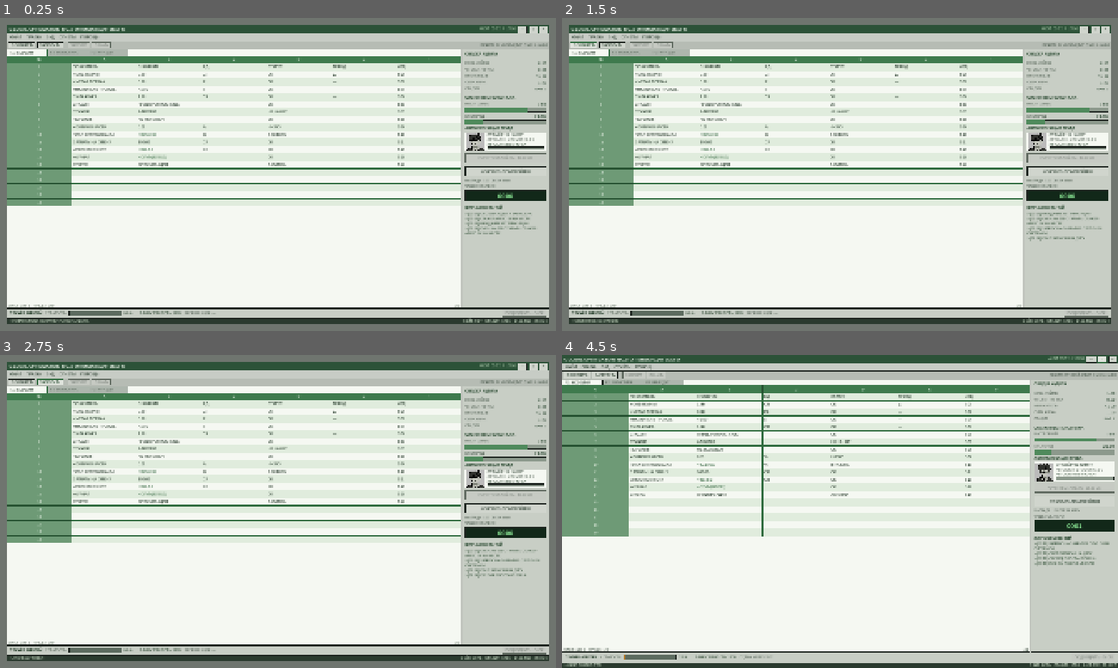
Above: before the commit, frames 1-4 (two rows, left to right).
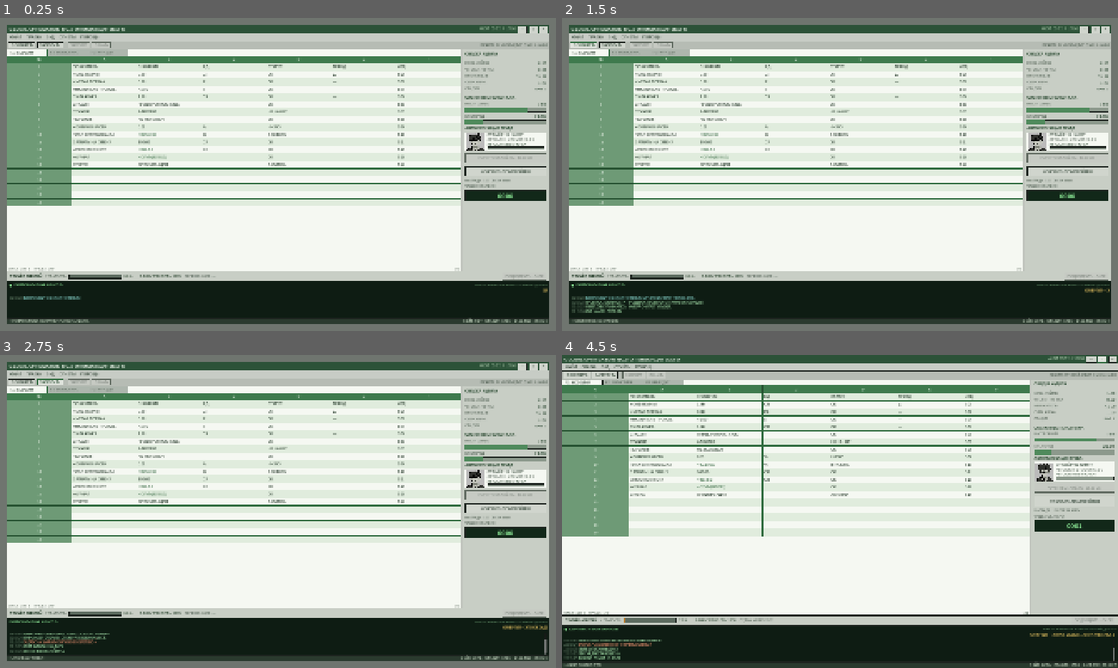
Above: after the commit, the same moments.

Repository: idlersgenii/Global-Optimization-Inc
Game: Godot game, scene res://scenes/MainDashboard.tscn
The game is run twice, just before and just after one commit, with the same random seed, the same clock (stepped at 60 frames per second) and the same inputs. Sound files missing from this copy of the repository are replaced by a short silence.
Inputs:
- Up to frame 1 (0.25 s): no input
- Up to frame 2 (1.5 s): click "×" at 0.5 s; click "СОХРАНИТЬ" at 1.25 s
- Up to frame 3 (2.75 s): click "ЗАГРУЗИТЬ" at 2 s
- Up to frame 4 (4.5 s): click "УСКОРИТЬ ПОМОЛ ЗЁРЕН" at 2.75 s; click "—" at 3.5 s; click "□" at 4.25 s

The runs differ from the first frame. In frame 1, 14% of the frame differs, in the area x 1-99%, y 59-96%; in frame 2, 14%; in frame 3, 14%; in frame 4, 15%, in the area x 0-100%, y 57-99%.

Commit message:
Add corporate LogTicker console with queued terminal messages
LogTicker listens to SignalBus.log_message_received, queues lines and reveals them in a RichTextLabel with a typewriter effect and autoscroll. The bottom panel includes a scrolling corporate marquee, rotating satirical announcements and a bounded history. MainDashboard now publishes action logs through SignalBus and the old side-panel ticker is removed.

Diff:
--- a/assets/themes/spreadsheet_theme.tres
+++ b/assets/themes/spreadsheet_theme.tres
@@ -2,6 +2,7 @@
 
 [ext_resource type="SystemFont" path="res://assets/fonts/arial.tres" id="1_font"]
 [ext_resource type="SystemFont" path="res://assets/fonts/arial_bold.tres" id="2_font_bold"]
+[ext_resource type="SystemFont" path="res://assets/fonts/retro_mono.tres" id="3_font_mono"]
 
 [sub_resource type="StyleBoxFlat" id="StyleBoxFlat_button_disabled"]
 content_margin_left = 10.0
@@ -280,6 +281,18 @@
 
 [sub_resource type="StyleBoxFlat" id="StyleBoxFlat_fatigue_fill_critical"]
 bg_color = Color(0.659, 0.161, 0.098, 1)
+
+[sub_resource type="StyleBoxFlat" id="StyleBoxFlat_log"]
+content_margin_left = 8.0
+content_margin_top = 4.0
+content_margin_right = 8.0
+content_margin_bottom = 4.0
+bg_color = Color(0.055, 0.11, 0.075, 1)
+border_width_left = 1
+border_width_top = 1
+border_width_right = 1
+border_width_bottom = 1
+border_color = Color(0.114, 0.141, 0.122, 1)
 
 [resource]
 default_font = ExtResource("1_font")
@@ -346,6 +359,32 @@
 LegacyMenuButton/styles/hover = SubResource("StyleBoxFlat_menu_hover")
 LegacyMenuButton/styles/normal = SubResource("StyleBoxFlat_menu_normal")
 LegacyMenuButton/styles/pressed = SubResource("StyleBoxFlat_menu_pressed")
+LogMarquee/base_type = &"Label"
+LogMarquee/colors/font_color = Color(0.85, 0.72, 0.36, 1)
+LogMarquee/font_sizes/font_size = 11
+LogMarquee/fonts/font = ExtResource("3_font_mono")
+LogMeta/base_type = &"Label"
+LogMeta/colors/font_color = Color(0.38, 0.55, 0.4, 1)
+LogMeta/font_sizes/font_size = 10
+LogMeta/fonts/font = ExtResource("3_font_mono")
+LogPanel/base_type = &"PanelContainer"
+LogPanel/styles/panel = SubResource("StyleBoxFlat_log")
+LogRichText/base_type = &"RichTextLabel"
+LogRichText/colors/default_color = Color(0.66, 0.86, 0.68, 1)
+LogRichText/font_sizes/bold_font_size = 11
+LogRichText/font_sizes/bold_italics_font_size = 11
+LogRichText/font_sizes/italics_font_size = 11
+LogRichText/font_sizes/mono_font_size = 11
+LogRichText/font_sizes/normal_font_size = 11
+LogRichText/fonts/bold_font = ExtResource("3_font_mono")
+LogRichText/fonts/bold_italics_font = ExtResource("3_font_mono")
+LogRichText/fonts/italics_font = ExtResource("3_font_mono")
+LogRichText/fonts/mono_font = ExtResource("3_font_mono")
+LogRichText/fonts/normal_font = ExtResource("3_font_mono")
+LogTitle/base_type = &"Label"
+LogTitle/colors/font_color = Color(0.56, 0.93, 0.6, 1)
+LogTitle/font_sizes/font_size = 12
+LogTitle/fonts/font = ExtResource("3_font_mono")
 MenuPanel/base_type = &"PanelContainer"
 MenuPanel/styles/panel = SubResource("StyleBoxFlat_menu_bar")
 MutedLabel/base_type = &"Label"
@@ -378,9 +417,6 @@
 TabActivePanel/styles/panel = SubResource("StyleBoxFlat_tab_active")
 TabInactivePanel/base_type = &"PanelContainer"
 TabInactivePanel/styles/panel = SubResource("StyleBoxFlat_tab_inactive")
-TickerLabel/base_type = &"Label"
-TickerLabel/colors/font_color = Color(0.16, 0.28, 0.18, 1)
-TickerLabel/font_sizes/font_size = 12
 TitleLabel/base_type = &"Label"
 TitleLabel/colors/font_color = Color(0.914, 0.949, 0.906, 1)
 TitleLabel/font_sizes/font_size = 15
--- a/autoload/signal_bus.gd
+++ b/autoload/signal_bus.gd
@@ -66,6 +66,11 @@
 ## Request playback by string key; AudioManager owns the actual players.
 signal sound_requested(sound_key: StringName)
 
+# --- Logging ---------------------------------------------------------------
+
+## Plain-text line for the corporate console; LogTicker queues and renders it.
+signal log_message_received(text: String)
+
 # --- Upgrades --------------------------------------------------------------
 
 signal upgrade_availability_changed(upgrade_id: StringName, is_available: bool)
--- /dev/null
+++ b/scenes/LogTicker.tscn
@@ -0,0 +1,76 @@
+[gd_scene load_steps=2 format=3]
+
+[ext_resource type="Script" path="res://scripts/log_ticker.gd" id="1_script"]
+
+[node name="LogTicker" type="PanelContainer"]
+custom_minimum_size = Vector2(0, 126)
+layout_mode = 2
+theme_type_variation = &"LogPanel"
+script = ExtResource("1_script")
+
+[node name="Layout" type="VBoxContainer" parent="."]
+layout_mode = 2
+theme_override_constants/separation = 2
+
+[node name="Header" type="HBoxContainer" parent="Layout"]
+layout_mode = 2
+theme_override_constants/separation = 6
+
+[node name="LiveDot" type="Label" parent="Layout/Header"]
+unique_name_in_owner = true
+layout_mode = 2
+theme_type_variation = &"LogTitle"
+text = "●"
+
+[node name="Title" type="Label" parent="Layout/Header"]
+layout_mode = 2
+theme_type_variation = &"LogTitle"
+text = "КОРПОРАТИВНАЯ КОНСОЛЬ"
+
+[node name="Spacer" type="Control" parent="Layout/Header"]
+layout_mode = 2
+size_flags_horizontal = 3
+
+[node name="Channel" type="Label" parent="Layout/Header"]
+layout_mode = 2
+theme_type_variation = &"LogMeta"
+text = "CH-04 // BUREAUCRACY-OS v3.7 // СТАЖЁР-ДОСТУП"
+
+[node name="MarqueeFrame" type="Control" parent="Layout"]
+unique_name_in_owner = true
+clip_contents = true
+custom_minimum_size = Vector2(0, 18)
+layout_mode = 2
+
+[node name="MarqueeLabel" type="Label" parent="Layout/MarqueeFrame"]
+unique_name_in_owner = true
+layout_mode = 0
+theme_type_variation = &"LogMarquee"
+text = "СИНЕРГИЯ — ЭТО КОГДА ДВА СТАЖЁРА РАБОТАЮТ ЗА ОДНУ ЗАРПЛАТУ"
+vertical_alignment = 1
+
+[node name="Separator" type="HSeparator" parent="Layout"]
+layout_mode = 2
+
+[node name="LogText" type="RichTextLabel" parent="Layout"]
+unique_name_in_owner = true
+custom_minimum_size = Vector2(0, 74)
+layout_mode = 2
+size_flags_vertical = 3
+theme_type_variation = &"LogRichText"
+bbcode_enabled = true
+scroll_active = true
+scroll_following = true
+selection_enabled = true
+
+[node name="BlinkTimer" type="Timer" parent="."]
+wait_time = 0.75
+autostart = true
+
+[node name="AmbientTimer" type="Timer" parent="."]
+wait_time = 24.0
+one_shot = true
+autostart = true
+
+[node name="PumpTimer" type="Timer" parent="."]
+one_shot = true
--- a/scenes/MainDashboard.tscn
+++ b/scenes/MainDashboard.tscn
@@ -4,6 +4,7 @@
 [ext_resource type="Theme" path="res://assets/themes/spreadsheet_theme.tres" id="2_theme"]
 [ext_resource type="PackedScene" path="res://scenes/FatigueComponent.tscn" id="3_fatigue"]
 [ext_resource type="Texture2D" path="res://assets/portraits/alexey.png" id="4_alexey"]
+[ext_resource type="PackedScene" path="res://scenes/LogTicker.tscn" id="5_log_ticker"]
 
 [node name="MainDashboard" type="Control" unique_id=1658704504]
 layout_mode = 3
@@ -522,24 +523,10 @@
 text = "0000"
 horizontal_alignment = 1
 
-[node name="SideSeparator4" type="HSeparator" parent="WindowMargin/WindowFrame/WindowLayout/Body/SidePanel/SideLayout" unique_id=1765814970]
-layout_mode = 2
-
-[node name="TickerHeader" type="Label" parent="WindowMargin/WindowFrame/WindowLayout/Body/SidePanel/SideLayout" unique_id=1495628472]
-layout_mode = 2
-theme_type_variation = &"SideHeaderLabel"
-text = "ЖУРНАЛ СОБЫТИЙ"
-
-[node name="TickerLabel" type="Label" parent="WindowMargin/WindowFrame/WindowLayout/Body/SidePanel/SideLayout" unique_id=599844667]
-unique_name_in_owner = true
-custom_minimum_size = Vector2(0, 90)
-layout_mode = 2
-size_flags_vertical = 3
-theme_type_variation = &"TickerLabel"
-text = "> ОЖИДАНИЕ СОБЫТИЙ..."
-autowrap_mode = 3
-
 [node name="FatigueComponent" parent="WindowMargin/WindowFrame/WindowLayout" instance=ExtResource("3_fatigue")]
+layout_mode = 2
+
+[node name="LogTicker" parent="WindowMargin/WindowFrame/WindowLayout" instance=ExtResource("5_log_ticker")]
 layout_mode = 2
 
 [node name="StatusBar" type="PanelContainer" parent="WindowMargin/WindowFrame/WindowLayout" unique_id=263621505]
--- /dev/null
+++ b/scripts/log_ticker.gd
@@ -0,0 +1,244 @@
+extends PanelContainer
+## Bottom-of-screen corporate console.
+##
+## Other systems publish plain-text lines through
+## SignalBus.log_message_received. The console queues them, reveals each line
+## with a short typewriter effect and keeps the newest entry in view. A marquee
+## row cycles satirical corporate slogans while a timer injects ambient
+## bureaucracy into the log.
+
+const MAX_QUEUE: int = 64
+const MAX_LOG_LINES: int = 80
+const TYPE_CHARS_PER_SEC: float = 160.0
+const TYPE_MAX_SEC: float = 0.55
+const LINE_PAUSE_SEC: float = 0.06
+const MARQUEE_SPEED: float = 55.0
+const MARQUEE_GAP: float = 80.0
+const AMBIENT_MIN_SEC: float = 24.0
+const AMBIENT_MAX_SEC: float = 40.0
+
+const COLOR_TIMESTAMP: String = "5f7a63"
+const COLOR_INFO: String = "9fd8a4"
+const COLOR_HR: String = "d8c27a"
+const COLOR_WARNING: String = "e08a6a"
+const COLOR_SYSTEM: String = "7fc9c0"
+
+const MARQUEE_MESSAGES: Array[String] = [
+	"СИНЕРГИЯ — ЭТО КОГДА ДВА СТАЖЁРА РАБОТАЮТ ЗА ОДНУ ЗАРПЛАТУ",
+	"НОРМА ПЕРЕРАБОТКИ ПРЕВЫШЕНА НА 40%. СПАСИБО ЗА ЛОЯЛЬНОСТЬ.",
+	"КОФЕ ДЛЯ СОТРУДНИКОВ ОПЛАЧИВАЕТСЯ ИЗ ИХ ЖЕ ПРЕМИИ",
+	"КИСЛОРОД В ОФИСЕ — ЧАСТЬ КОРПОРАТИВНОГО БОНУСА",
+	"ОТДЫХ НЕ ПРЕДУСМОТРЕН РЕГЛАМЕНТОМ. УЛЫБАЙТЕСЬ.",
+	"ЭФФЕКТИВНОСТЬ ВЫРОСЛА. ПРИЧИНА НЕ ВАЖНА.",
+	"АУДИТ НЕ НАХОДИТ ПРОБЛЕМ. АУДИТ ИХ СОЗДАЁТ.",
+	"ВАШ ПЕРЕРЫВ ПЕРЕНЕСЁН НА СЛЕДУЮЩИЙ КВАРТАЛ",
+	"МЫ НЕ ЭКОНОМИМ НА ЛЮДЯХ. МЫ ЭКОНОМИМ ИХ ВРЕМЯ.",
+]
+
+const AMBIENT_MESSAGES: Array[String] = [
+	"HR: ОТДЫХ НЕ ВХОДИТ В KPI. УЛЫБАЙТЕСЬ ЭФФЕКТИВНО.",
+	"IT: ВЕНТИЛЯЦИЯ РАБОТАЕТ ШТАТНО. ШУМ — ЧАСТЬ КУЛЬТУРЫ.",
+	"БУХГАЛТЕРИЯ: КОФЕ-КОЙНЫ НЕ ОБЛАГАЮТСЯ НАЛОГОМ. ПОКА.",
+	"СЛУЖБА БЕЗОПАСНОСТИ: УЛЫБКА СОТРУДНИКА — КОРПОРАТИВНАЯ ТАЙНА.",
+	"ОПТИМИЗАЦИЯ: ИЗ ПЕРЕГОВОРНОЙ УБРАЛИ СТУЛЬЯ. СИНЕРГИЯ ВЫРОСЛА.",
+	"СИСТЕМА: ЖАЛОБА ПРИНЯТА. ЖАЛОБА ПРОИГНОРИРОВАНА. СПАСИБО.",
+	"АУДИТ: НАРУШЕНИЙ НЕ НАЙДЕНО. НАРУШИТЕЛИ НЕ НАЙДЕНЫ. ВСЁ ЧИСТО.",
+	"HR: ВАКАНСИЯ «СТАЖЁР» ЗАКРЫТА. ОТКРЫТА ВАКАНСИЯ «СТАЖЁР-2».",
+]
+
+@onready var _log: RichTextLabel = %LogText
+@onready var _marquee_frame: Control = %MarqueeFrame
+@onready var _marquee_label: Label = %MarqueeLabel
+@onready var _live_dot: Label = %LiveDot
+@onready var _blink_timer: Timer = $BlinkTimer
+@onready var _ambient_timer: Timer = $AmbientTimer
+@onready var _pump_timer: Timer = $PumpTimer
+
+var _queue: Array[String] = []
+var _lines: Array[String] = []
+var _typing: bool = false
+var _marquee_index: int = 0
+var _marquee_x: float = 0.0
+var _marquee_ready: bool = false
+var _ambient_index: int = 0
+var _reveal_tween: Tween
+
+
+func _ready() -> void:
+	_log.scroll_following = true
+	SignalBus.log_message_received.connect(_on_log_message_received)
+	_blink_timer.timeout.connect(_on_blink_timeout)
+	_ambient_timer.timeout.connect(_on_ambient_timeout)
+	_pump_timer.timeout.connect(_pump)
+
+	_seed_boot_log()
+	_schedule_ambient()
+	_marquee_label.text = MARQUEE_MESSAGES[0]
+	call_deferred("_begin_marquee")
+
+
+func _process(delta: float) -> void:
+	if not _marquee_ready or not is_visible_in_tree():
+		return
+
+	_marquee_x -= MARQUEE_SPEED * delta
+	_marquee_label.position.x = _marquee_x
+	if _marquee_x <= -(_marquee_label.size.x + MARQUEE_GAP):
+		_advance_marquee()
+
+
+# --- Log queue -------------------------------------------------------------
+
+func _on_log_message_received(text: String) -> void:
+	for raw_line in text.split("\n"):
+		_enqueue(raw_line)
+
+
+func _enqueue(text: String) -> void:
+	var line := text.strip_edges()
+	if line.is_empty():
+		return
+	if _queue.size() >= MAX_QUEUE:
+		_queue.pop_front()
+	_queue.append(line)
+	_pump()
+
+
+func _pump() -> void:
+	if _typing or _queue.is_empty():
+		return
+	_typing = true
+	_append_line(_queue.pop_front())
+
+
+func _append_line(message: String) -> void:
+	var formatted := _format_line(message)
+	var from := _log.get_total_character_count()
+	# Keep a trailing newline so the newest line never touches the panel edge.
+	_log.append_text(formatted + "\n")
+	var to := _log.get_total_character_count()
+	_log.visible_characters = from
+
+	var reveal_chars := maxi(to - from, 1)
+	var duration := minf(float(reveal_chars) / TYPE_CHARS_PER_SEC, TYPE_MAX_SEC)
+	if _reveal_tween != null and _reveal_tween.is_valid():
+		_reveal_tween.kill()
+	_reveal_tween = create_tween()
+	_reveal_tween.tween_property(_log, "visible_characters", to, duration)
+	_reveal_tween.finished.connect(_on_line_revealed)
+
+	_lines.append(formatted)
+	_scroll_to_bottom()
+
+
+func _on_line_revealed() -> void:
+	_log.visible_characters = -1
+	_typing = false
+	_trim_history()
+	_scroll_to_bottom()
+	if not _queue.is_empty():
+		_pump_timer.start(LINE_PAUSE_SEC)
+
+
+func _trim_history() -> void:
+	if _lines.size() <= MAX_LOG_LINES:
+		return
+
+	var removed := _lines.size() - MAX_LOG_LINES
+	var trimmed: Array[String] = []
+	for index in range(removed, _lines.size()):
+		trimmed.append(_lines[index])
+	_lines = trimmed
+	_log.text = "\n".join(PackedStringArray(_lines)) + "\n"
+	_log.visible_characters = -1
+	_scroll_to_bottom()
+
+
+func _scroll_to_bottom() -> void:
+	_log.scroll_to_line(maxi(_log.get_line_count() - 1, 0))
+
+
+func _format_line(message: String) -> String:
+	var now := Time.get_time_dict_from_system()
+	var stamp := "%02d:%02d:%02d" % [
+		int(now["hour"]),
+		int(now["minute"]),
+		int(now["second"]),
+	]
+	return "[color=#%s]%s[/color] [color=#%s]%s[/color]" % [
+		COLOR_TIMESTAMP,
+		stamp,
+		_message_color(message),
+		message.replace("[", "[lb]"),
+	]
+
+
+func _message_color(message: String) -> String:
+	var upper := message.to_upper()
+	if (
+		upper.contains("ОШИБК")
+		or upper.contains("ОТКЛОН")
+		or upper.contains("ЗАПРЕЩ")
+		or upper.contains("ПОВРЕЖ")
+		or upper.contains("КРИТ")
+	):
+		return COLOR_WARNING
+	if upper.begins_with("HR:") or upper.begins_with("ПЕРЕРЫВ"):
+		return COLOR_HR
+	if (
+		upper.begins_with("IT:")
+		or upper.begins_with("БУХГАЛТЕРИЯ:")
+		or upper.begins_with("СИСТЕМА")
+		or upper.begins_with("BUREAUCRACY")
+	):
+		return COLOR_SYSTEM
+	return COLOR_INFO
+
+
+# --- Boot and ambient chatter ----------------------------------------------
+
+func _seed_boot_log() -> void:
+	_enqueue("BUREAUCRACY-OS 3.7 ЗАГРУЖЕН. ЛИЦЕНЗИЯ ИСТЕКАЕТ ЧЕРЕЗ 3 ДНЯ.")
+	_enqueue("ПРОВЕРКА ЛОЯЛЬНОСТИ: ПРОЙДЕНА. ПРОВЕРКА ОПТИМИЗМА: ОЖИДАЕТ.")
+	_enqueue("СОВЕТ ДНЯ: УЛЫБАЙТЕСЬ. КАМЕРА СЧИТАЕТ УЛЫБКИ.")
+
+
+func _schedule_ambient() -> void:
+	_ambient_timer.wait_time = randf_range(AMBIENT_MIN_SEC, AMBIENT_MAX_SEC)
+	_ambient_timer.start()
+
+
+func _on_ambient_timeout() -> void:
+	if not AMBIENT_MESSAGES.is_empty():
+		var message := AMBIENT_MESSAGES[_ambient_index % AMBIENT_MESSAGES.size()]
+		_ambient_index += 1
+		SignalBus.emit_signal("log_message_received", message)
+	_schedule_ambient()
+
+
+# --- Marquee ---------------------------------------------------------------
+
+func _begin_marquee() -> void:
+	_marquee_ready = true
+	_layout_marquee()
+	_marquee_x = maxf(_marquee_frame.size.x, 1.0)
+	_marquee_label.position = Vector2(_marquee_x, 0.0)
+
+
+func _advance_marquee() -> void:
+	if MARQUEE_MESSAGES.is_empty():
+		return
+	_marquee_index = (_marquee_index + 1) % MARQUEE_MESSAGES.size()
+	_marquee_label.text = MARQUEE_MESSAGES[_marquee_index]
+	_layout_marquee()
+	_marquee_x = maxf(_marquee_frame.size.x, 1.0)
+	_marquee_label.position = Vector2(_marquee_x, 0.0)
+
+
+func _layout_marquee() -> void:
+	_marquee_label.reset_size()
+	_marquee_label.size.y = _marquee_frame.size.y
+
+
+func _on_blink_timeout() -> void:
+	_live_dot.visible = not _live_dot.visible
--- a/scripts/main_dashboard.gd
+++ b/scripts/main_dashboard.gd
@@ -11,7 +11,6 @@
 const ROW_HEADER_WIDTH: float = 40.0
 const CELL_HEIGHT: float = 26.0
 const CELL_WIDTHS: Array[float] = [170.0, 150.0, 74.0, 96.0, 70.0, 70.0]
-const TICKER_LIMIT: int = 4
 const CUP_COUNTER_DIGITS: int = 4
 
 const CELL_COFFEE: Vector2i = Vector2i(1, 2)
@@ -52,7 +51,6 @@
 @onready var _grind_hint: Label = %GrindHint
 @onready var _grind_button: Button = %GrindButton
 @onready var _cups_value: Label = %CupsValue
-@onready var _ticker_label: Label = %TickerLabel
 @onready var _status_message: Label = %StatusMessageLabel
 @onready var _save_status: Label = %SaveStatusLabel
 @onready var _stage_status: Label = %StageStatusLabel
@@ -60,7 +58,6 @@
 @onready var _window_margin: MarginContainer = $WindowMargin
 
 var _cells: Dictionary[Vector2i, Label] = {}
-var _ticker_messages: Array[String] = []
 var _maximized: bool = false
 var _last_stage: int = SignalBus.GameScale.CAFE
 var _recovery_was_active: bool = false
@@ -70,7 +67,6 @@
 
 func _ready() -> void:
 	_build_sheet()
-	_seed_ticker()
 	_connect_signals()
 	_connect_controls()
 	_refresh_all()
@@ -82,13 +78,13 @@
 		var error := GameState.load_game()
 		if error == OK:
 			_set_status("СЕССИЯ ВОССТАНОВЛЕНА ИЗ АРХИВА")
-			_push_ticker("СЕЙВ ЗАГРУЖЕН")
+			_log_event("СЕЙВ ЗАГРУЖЕН")
 		else:
 			_set_status("ОШИБКА ЗАГРУЗКИ: %d" % error)
-			_push_ticker("НЕ УДАЛОСЬ ЗАГРУЗИТЬ АРХИВ")
+			_log_event("НЕ УДАЛОСЬ ЗАГРУЗИТЬ АРХИВ")
 	else:
 		_set_status("НОВАЯ СМЕНА. СОХРАНЕНИЙ НЕ НАЙДЕНО.")
-		_push_ticker("СМЕНА №001 ОТКРЫТА. СТАЖЁР АЛЕКСЕЙ НА МЕСТЕ.")
+		_log_event("СМЕНА №001 ОТКРЫТА. СТАЖЁР АЛЕКСЕЙ НА МЕСТЕ.")
 
 
 func _connect_signals() -> void:
@@ -305,7 +301,7 @@
 func _on_intern_exhausted() -> void:
 	var percent := int(roundf(GameState.intern_efficiency * 100.0))
 	_set_status("АЛЕКСЕЙ ПЕРЕУТОМЛЁН: ЭФФЕКТИВНОСТЬ %d%%" % percent)
-	_push_ticker("УСТАЛОСТЬ 100%%: ЭФФЕКТИВНОСТЬ %d%%" % percent)
+	_log_event("УСТАЛОСТЬ 100%%: ЭФФЕКТИВНОСТЬ %d%%" % percent)
 
 
 func _on_intern_cheered(_boost: float, cost: float, buff_rate: float) -> void:
@@ -314,7 +310,7 @@
 		"АЛЕКСЕЙ ВЗБОДРЁН: БАФФ +%s%%/С НА %d С, -%d CR"
 		% [String.num(buff_rate, 1), duration, int(roundf(cost))]
 	)
-	_push_ticker(
+	_log_event(
 		"ПЕРЕРЫВ: БАФФ +%s%%/С НА %d С ЗА %d CR"
 		% [String.num(buff_rate, 1), duration, int(roundf(cost))]
 	)
@@ -323,10 +319,10 @@
 func _on_natural_recovery_changed(rate: float, active: bool) -> void:
 	if active and not _recovery_was_active:
 		_set_status("АЛЕКСЕЙ ОТДЫХАЕТ: РЕГЕНЕРАЦИЯ +%s%%/С" % String.num(rate, 1))
-		_push_ticker("ПАССИВНОЕ ВОССТАНОВЛЕНИЕ: +%s%%/С" % String.num(rate, 1))
+		_log_event("ПАССИВНОЕ ВОССТАНОВЛЕНИЕ: +%s%%/С" % String.num(rate, 1))
 	elif _recovery_was_active and not active and GameState.intern_fatigue <= 0.0:
 		_set_status("АЛЕКСЕЙ ОТДОХНУЛ: УСТАЛОСТЬ 0%")
-		_push_ticker("РЕГЕНЕРАЦИЯ ЗАВЕРШЕНА: АЛЕКСЕЙ ПОЛОН СИЛ")
+		_log_event("РЕГЕНЕРАЦИЯ ЗАВЕРШЕНА: АЛЕКСЕЙ ПОЛОН СИЛ")
 	_recovery_was_active = active
 
 
@@ -403,17 +399,17 @@
 	var interval := String.num(InternManager.INTERN_AUTO_CLICK_INTERVAL_SEC, 1)
 	if count <= 1:
 		_set_status("СТАЖЁР АЛЕКСЕЙ НАНЯТ: АВТОПОМОЛ КАЖДЫЕ %s С" % interval)
-		_push_ticker("HR: СТАЖЁР АЛЕКСЕЙ ОФОРМЛЕН. РУЧНОЙ ТРУД ОПТИМИЗИРОВАН.")
+		_log_event("HR: СТАЖЁР АЛЕКСЕЙ ОФОРМЛЕН. РУЧНОЙ ТРУД ОПТИМИЗИРОВАН.")
 	else:
 		_set_status("НАНЯТ ЕЩЁ ОДИН СТАЖЁР: ВСЕГО %d" % count)
-		_push_ticker("HR: АВТОМАТИЗАЦИЯ УСИЛЕНА. В ШТАТЕ: %d." % count)
+		_log_event("HR: АВТОМАТИЗАЦИЯ УСИЛЕНА. В ШТАТЕ: %d." % count)
 	_refresh_intern_hire_state()
 
 
 func _on_stage_changed(new_stage: int) -> void:
 	_refresh_all()
 	if new_stage != _last_stage:
-		_push_ticker("МАСШТАБ ИЗМЕНЁН: %s" % _stage_name(new_stage))
+		_log_event("МАСШТАБ ИЗМЕНЁН: %s" % _stage_name(new_stage))
 	_last_stage = new_stage
 
 
@@ -427,7 +423,7 @@
 
 func _on_game_reset() -> void:
 	_refresh_all()
-	_push_ticker("СОСТОЯНИЕ СБРОШЕНО")
+	_log_event("СОСТОЯНИЕ СБРОШЕНО")
 	_set_status("СБРОС ЗАВЕРШЁН. НОВАЯ СМЕНА.")
 
 
@@ -438,25 +434,25 @@
 	if error == OK:
 		SignalBus.sound_requested.emit(&"keyboard_save")
 		_set_status("СОСТОЯНИЕ СОХРАНЕНО")
-		_push_ticker("СЕЙВ ЗАПИСАН НА ДИСК")
+		_log_event("СЕЙВ ЗАПИСАН НА ДИСК")
 	else:
 		_set_status("ОШИБКА СОХРАНЕНИЯ: %d" % error)
-		_push_ticker("ОШИБКА ЗАПИСИ СЕЙВА")
+		_log_event("ОШИБКА ЗАПИСИ СЕЙВА")
 
 
 func _on_load_pressed() -> void:
 	if not GameState.has_save():
 		_set_status("АРХИВ НЕ НАЙДЕН")
-		_push_ticker("ЗАГРУЗКА ОТМЕНЕНА: СЕЙВ ОТСУТСТВУЕТ")
+		_log_event("ЗАГРУЗКА ОТМЕНЕНА: СЕЙВ ОТСУТСТВУЕТ")
 		return
 
 	var error := GameState.load_game()
 	if error == OK:
 		_set_status("АРХИВ ЗАГРУЖЕН")
-		_push_ticker("СЕССИЯ ВОССТАНОВЛЕНА")
+		_log_event("СЕССИЯ ВОССТАНОВЛЕНА")
 	else:
 		_set_status("ОШИБКА ЗАГРУЗКИ: %d" % error)
-		_push_ticker("АРХИВ ПОВРЕЖДЁН")
+		_log_event("АРХИВ ПОВРЕЖДЁН")
 
 
 func _on_grind_pressed() -> void:
@@ -468,7 +464,7 @@
 	_flash_coffee_cell()
 	SignalBus.sound_requested.emit(&"keyboard_click")
 	_set_status("ПОМОЛ УСКОРЕН. БАЛАНС: %s CR" % _format_number(GameState.coffee_coins))
-	_push_ticker("РУЧНОЙ ПОМОЛ: +%s CR" % _format_number(reward))
+	_log_event("РУЧНОЙ ПОМОЛ: +%s CR" % _format_number(reward))
 
 
 func _on_hire_intern_pressed() -> void:
@@ -479,7 +475,7 @@
 		"НАЙМ НЕДОСТУПЕН: НУЖНО %s CR"
 		% _format_number(GameState.get_intern_hire_cost())
 	)
-	_push_ticker("HR: ЗАЯВКА НА НАЙМ ОТКЛОНЕНА. БЮДЖЕТ НЕ СОГЛАСОВАН.")
+	_log_event("HR: ЗАЯВКА НА НАЙМ ОТКЛОНЕНА. БЮДЖЕТ НЕ СОГЛАСОВАН.")
 
 
 func _on_menu_pressed(title: String) -> void:
@@ -502,7 +498,7 @@
 
 func _on_close_pressed() -> void:
 	_set_status("ЗАКРЫТИЕ ЗАПРЕЩЕНО ДО ЗАВЕРШЕНИЯ ОПТИМИЗАЦИИ")
-	_push_ticker("ЗАПРОС НА ЗАКРЫТИЕ ОТКЛОНЁН СИСТЕМОЙ")
+	_log_event("ЗАПРОС НА ЗАКРЫТИЕ ОТКЛОНЁН СИСТЕМОЙ")
 
 
 # --- Utilities -------------------------------------------------------------
@@ -511,20 +507,10 @@
 	_status_message.text = "> " + message
 
 
-func _seed_ticker() -> void:
-	_ticker_messages.clear()
-	_push_ticker("СИСТЕМА АУДИТА ЗАПУЩЕНА")
-	_push_ticker("СТАЖЁР АЛЕКСЕЙ НА МЕСТЕ")
-	_push_ticker("ОЖИДАНИЕ ОПТИМИЗАЦИИ")
-
-
-func _push_ticker(message: String) -> void:
-	var now: Dictionary = Time.get_datetime_dict_from_system()
-	var stamp := "%02d:%02d" % [int(now["hour"]), int(now["minute"])]
-	_ticker_messages.append("> [%s] %s" % [stamp, message])
-	while _ticker_messages.size() > TICKER_LIMIT:
-		_ticker_messages.pop_front()
-	_ticker_label.text = "\n".join(PackedStringArray(_ticker_messages))
+## Publishes a plain-text line to the corporate console at the bottom of the
+## window. LogTicker owns timestamps, formatting and queueing.
+func _log_event(message: String) -> void:
+	SignalBus.emit_signal("log_message_received", message)
 
 
 func _update_clock() -> void:
Not shown, added: scripts/log_ticker.gd.uid
